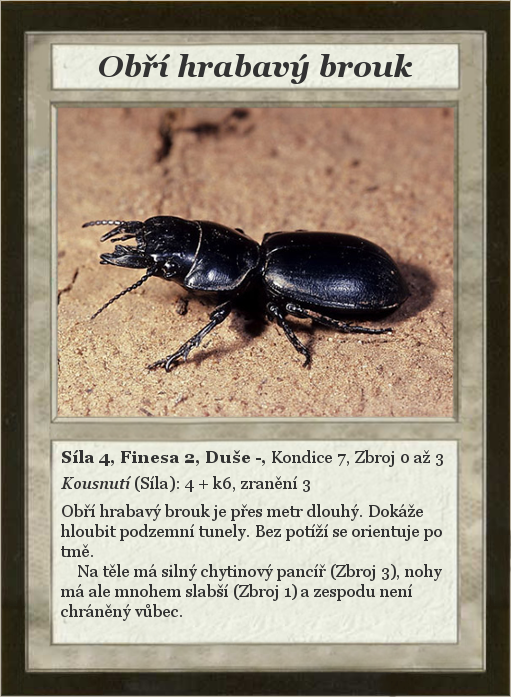
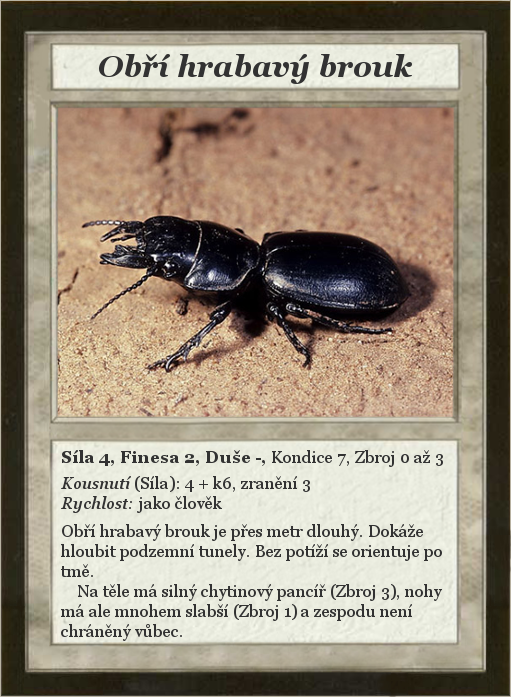
Layers edited between the first and the second 511 × 697 image:
painted on "Síla 4, Finesa 2, Duše -, Kond..." over [61, 496, 442, 641]
